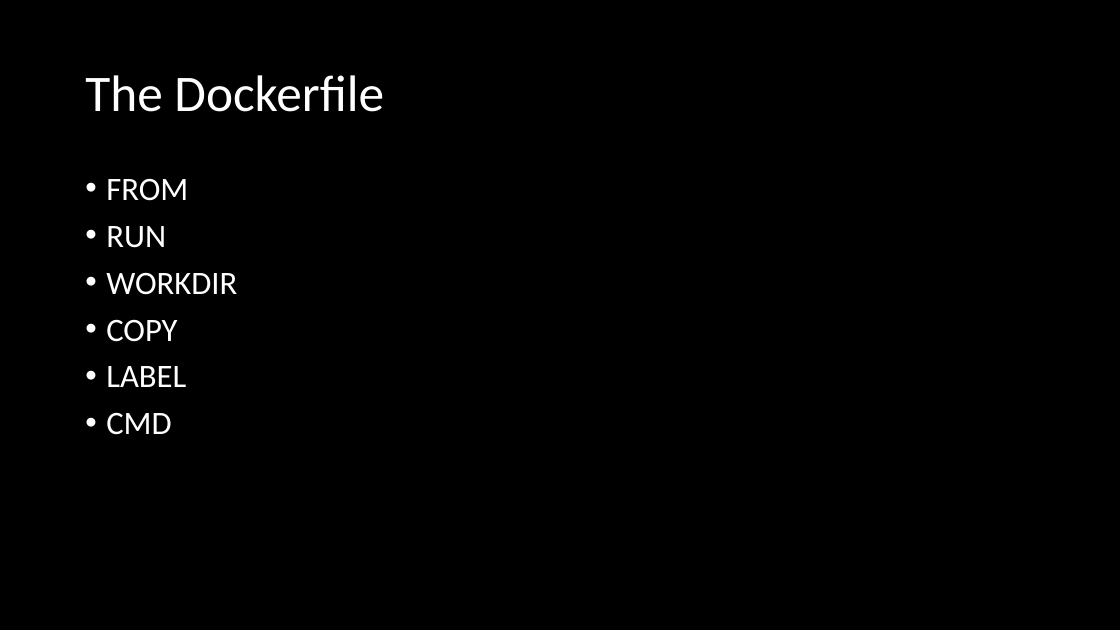
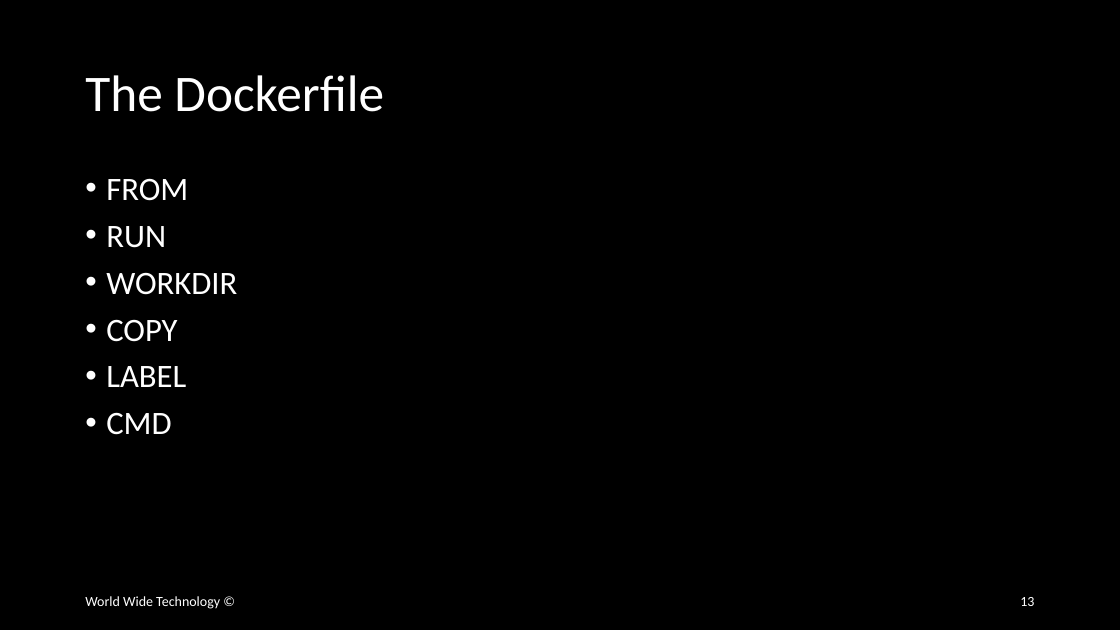
Before and after one commit to wwt/docker-foundations, a slide deck: slide 13 of docker-foundations.pptx (slide 9 before the commit). Drawn at 1120x630 pixels with LibreOffice and Linux fonts; fonts in the diff are those of the drawing. Boxes give left, top, right and bottom in pixels: in the first picture for what was removed or moved away, otherwise in the second. Text is boxed around its words. In the diff, an @@ line names an element or a change of style, - is before the commit and + after.

```diff
--- a/docker-foundations.pptx
+++ b/docker-foundations.pptx
@@ text added at <box>85,596,220,609</box>, 12 pt, text #FFFFFF @@
+World Wide Technology ©
@@ page number added at <box>1020,597,1034,606</box>, 12 pt, text #FFFFFF @@
+13
```
Also in this commit, not shown: 12 other slides changed, 5 slides added, 1 slide removed.
